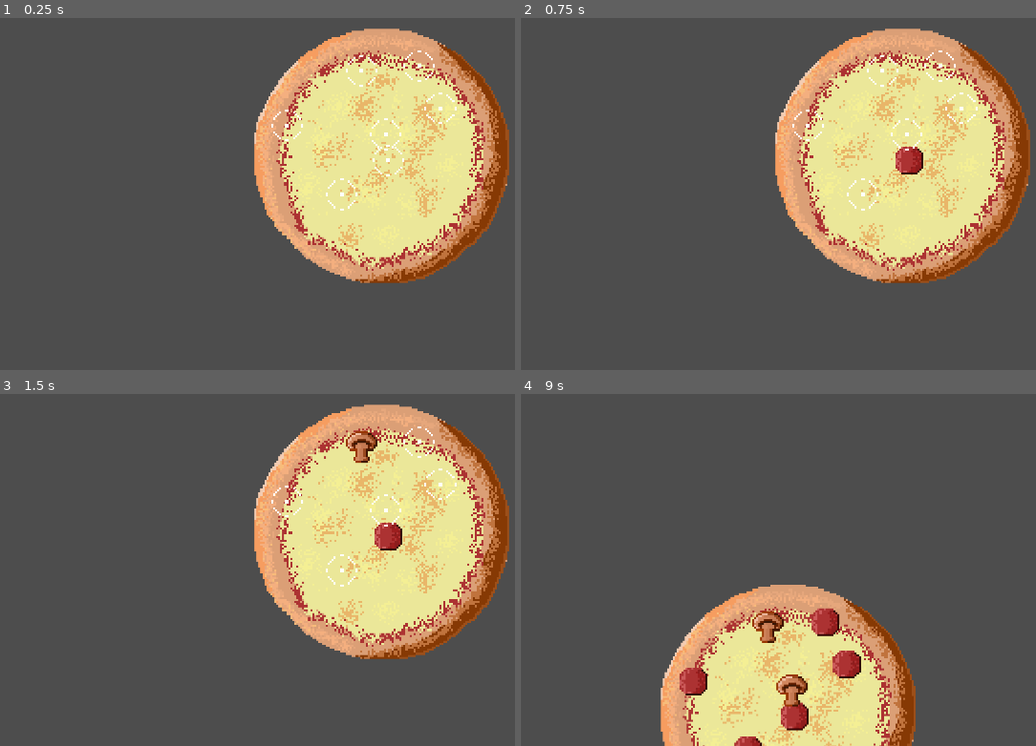
Above: before the commit, frames 1-4 (two rows, left to right).
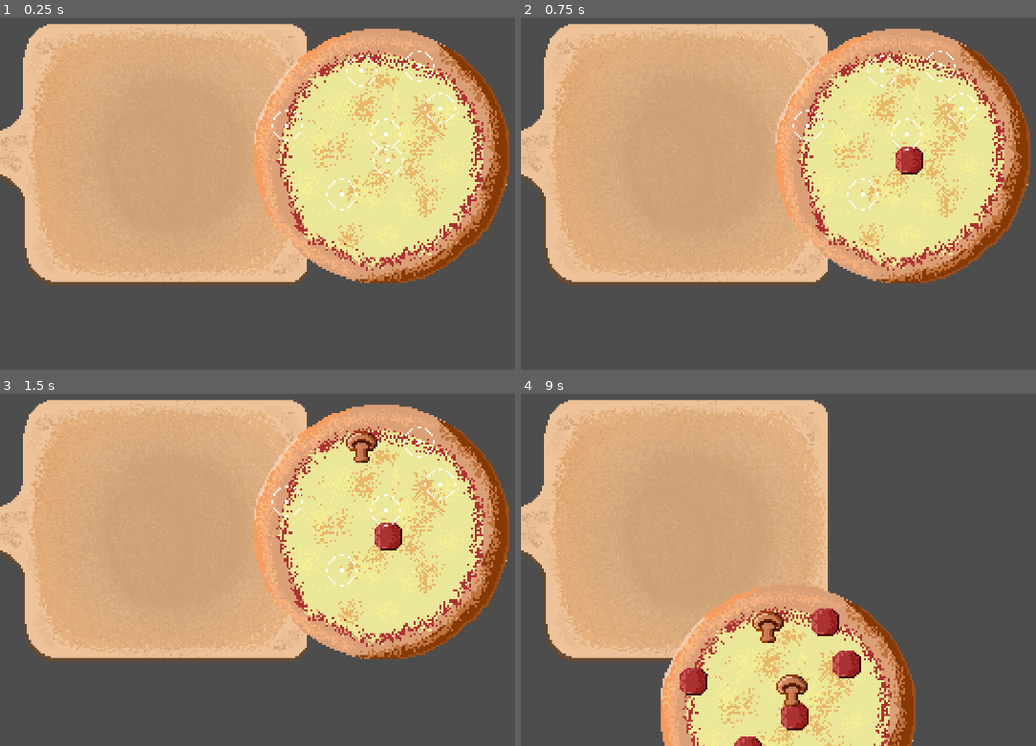
Above: after the commit, the same moments.

Repository: AnandaGI/Hackathon-Spring-2025
Game: Godot game, scene res://scenes/pizza_minigame.tscn
Two runs of this game, one before a commit and one after it. Both use one fixed random seed, a clock stepped at 60 frames per second and the inputs below.
Inputs (mouse positions are in pixels of both pictures, inside the frame that each line leads up to):
- Up to frame 1 (0.25 s): no input
- Up to frame 2 (0.75 s): tap Enter at 0.5 s; move the mouse to (902, 155) at 0.52 s; press the mouse at (902, 155) at 0.53 s
- Up to frame 3 (1.5 s): tap Space at 1.25 s; move the mouse to (360, 446) at 1.27 s; release the mouse at (360, 446) at 1.28 s; click (360, 446) at 1.35 s
- Up to frame 4 (9 s): tap Enter at 2, 3.5 s; move the mouse to (907, 534) at 2.02 s; press the mouse at (907, 534) at 2.03 s; tap Space at 2.75, 4.25 s; move the mouse to (809, 503) at 2.77 s; release the mouse at (809, 503) at 2.78 s; click (809, 503) at 2.85 s; move the mouse to (860, 570) at 3.52 s; press the mouse at (860, 570) at 3.53 s; move the mouse to (938, 443) at 4.27 s; release the mouse at (938, 443) at 4.28 s; click (938, 443) at 4.35 s; move the mouse to (907, 510) at 5.02 s; press the mouse at (907, 510) at 5.03 s; move the mouse to (963, 485) at 5.77 s; release the mouse at (963, 485) at 5.78 s; click (963, 485) at 5.85 s; move the mouse to (outside the picture) at 6.52 s; press the mouse at (outside the picture) at 6.53 s; move the mouse to (747, 552) at 7.27 s; release the mouse at (747, 552) at 7.28 s; click (747, 552) at 7.35 s; move the mouse to (979, 436) at 8.02 s; press the mouse at (979, 436) at 8.03 s; move the mouse to (866, 615) at 8.77 s; release the mouse at (866, 615) at 8.78 s; click (866, 615) at 8.85 s

The runs differ from the first frame. In frame 1, 37% of the frame differs, in the area x 0-60%, y 1-76%; in frame 2, 37%; in frame 3, 37%; in frame 4, 36%.

Commit message:
Update pizza minigame
 - Add pizza board to place pizza in oven and remove instance

Diff:
--- /dev/null
+++ b/scenes/pizza_board.tscn
@@ -0,0 +1,21 @@
+[gd_scene load_steps=4 format=3 uid="uid://dtexfy87rpb66"]
+
+[ext_resource type="Texture2D" uid="uid://cxj3iby3qjld1" path="res://assets/pizza_board.png" id="1_5cy8f"]
+[ext_resource type="Script" uid="uid://bbs6wf7mcoi7s" path="res://scripts/pizza_board.gd" id="1_7x1g8"]
+
+[sub_resource type="CircleShape2D" id="CircleShape2D_7x1g8"]
+radius = 37.054
+
+[node name="Area2D" type="Area2D"]
+script = ExtResource("1_7x1g8")
+
+[node name="CollisionShape2D" type="CollisionShape2D" parent="."]
+position = Vector2(0, -4)
+shape = SubResource("CircleShape2D_7x1g8")
+
+[node name="Sprite2D" type="Sprite2D" parent="."]
+position = Vector2(-48, 0)
+texture = ExtResource("1_5cy8f")
+flip_h = true
+
+[connection signal="area_entered" from="." to="." method="_on_area_entered"]
--- a/scenes/pizza_minigame.tscn
+++ b/scenes/pizza_minigame.tscn
@@ -1,6 +1,58 @@
-[gd_scene load_steps=2 format=3 uid="uid://wfij51uies0q"]
+[gd_scene load_steps=6 format=3 uid="uid://wfij51uies0q"]
 
 [ext_resource type="Script" uid="uid://cwijck2d5vbdl" path="res://scripts/pizza_minigame_manager.gd" id="1_m5vyy"]
+[ext_resource type="PackedScene" uid="uid://dtexfy87rpb66" path="res://scenes/pizza_board.tscn" id="2_3w8ep"]
+
+[sub_resource type="Animation" id="Animation_3w8ep"]
+resource_name = "Move_in_out"
+length = 2.0
+tracks/0/type = "value"
+tracks/0/imported = false
+tracks/0/enabled = true
+tracks/0/path = NodePath(".:position")
+tracks/0/interp = 1
+tracks/0/loop_wrap = true
+tracks/0/keys = {
+"times": PackedFloat32Array(0, 1, 2),
+"transitions": PackedFloat32Array(1, 1, 1),
+"update": 0,
+"values": [Vector2(-106, 0), Vector2(244, 0), Vector2(-106, 0)]
+}
+tracks/1/type = "method"
+tracks/1/imported = false
+tracks/1/enabled = true
+tracks/1/path = NodePath(".")
+tracks/1/interp = 1
+tracks/1/loop_wrap = true
+tracks/1/keys = {
+"times": PackedFloat32Array(1),
+"transitions": PackedFloat32Array(1),
+"values": [{
+"args": [],
+"method": &"_on_end_of_travel"
+}]
+}
+
+[sub_resource type="Animation" id="Animation_b0wbf"]
+length = 0.001
+tracks/0/type = "value"
+tracks/0/imported = false
+tracks/0/enabled = true
+tracks/0/path = NodePath(".:position")
+tracks/0/interp = 1
+tracks/0/loop_wrap = true
+tracks/0/keys = {
+"times": PackedFloat32Array(0),
+"transitions": PackedFloat32Array(1),
+"update": 0,
+"values": [Vector2(-106, 0)]
+}
+
+[sub_resource type="AnimationLibrary" id="AnimationLibrary_syphw"]
+_data = {
+&"Move_in_out": SubResource("Animation_3w8ep"),
+&"RESET": SubResource("Animation_b0wbf")
+}
 
 [node name="Pizza Minigame" type="Node2D"]
 
@@ -10,3 +62,12 @@
 [node name="PizzaMinigameManager" type="Node" parent="."]
 unique_name_in_owner = true
 script = ExtResource("1_m5vyy")
+
+[node name="PizzaBoard" parent="PizzaMinigameManager" instance=ExtResource("2_3w8ep")]
+unique_name_in_owner = true
+position = Vector2(-106, 0)
+
+[node name="AnimationPlayer" type="AnimationPlayer" parent="PizzaMinigameManager/PizzaBoard"]
+libraries = {
+&"": SubResource("AnimationLibrary_syphw")
+}
--- a/scripts/pizza.gd
+++ b/scripts/pizza.gd
@@ -70,6 +70,8 @@
 	moused_over = false
 	print("DEBUG: Exiting collision")
 
+func _snap_to_location(location: Vector2):
+	global_position = location
 
 # Called every frame. 'delta' is the elapsed time since the previous frame.
 func _process(delta: float) -> void:
--- /dev/null
+++ b/scripts/pizza_board.gd
@@ -0,0 +1,44 @@
+extends Area2D
+
+@onready var board_collision: CollisionShape2D = $CollisionShape2D
+
+signal is_occupied
+
+var starting_position = position
+var current_position = Vector2.ZERO
+var pizza_node: Node2D = null
+
+func _on_area_entered(area: Area2D) -> void:
+	print("DEBUG: Pizza entered board collision")
+	pizza_node = area.get_parent()
+
+	#pizza_node.global_position = board_collision.global_position
+	area.get_node("CollisionShape2D").queue_free()
+
+	is_occupied.emit()
+
+func _on_end_of_travel():
+	print("DEBUG: Board has reached the end of its travel")
+	pizza_node.queue_free()
+	pizza_node = null
+
+func _process(delta: float) -> void:
+	if pizza_node:
+		pizza_node.global_position = board_collision.global_position
+	#if pizza_node:
+		#print("DEBUG: Difference = ", current_position.x)
+		#position.x += 500 * delta
+		#current_position.x = position.x
+		#if current_position.x > 300:
+			#pizza_node.queue_free()
+			#pizza_node = null
+			#
+	#elif current_position.x > 0:
+		#print("DEBUG: Difference = ", current_position.x)
+		#position.x -= 500 * delta
+	#
+	##else:
+		##print("DEBUG: Difference = ", current_position.x)
+	#
+	#if current_position.x < 0:
+		#position = starting_position
--- a/scripts/pizza_minigame_manager.gd
+++ b/scripts/pizza_minigame_manager.gd
@@ -2,15 +2,23 @@
 
 const PIZZA = preload("res://scenes/pizza.tscn")
 
-var pizza_list = []
+var num_pizzas_left = 3
+var pizza_board: Area2D
 
 # Called when the node enters the scene tree for the first time.
 func _ready() -> void:
+	_create_pizza()
+	pizza_board = get_node("PizzaBoard")
+	pizza_board.is_occupied.connect(_move_board)
+
+func _create_pizza():
 	var pizza = PIZZA.instantiate()
 	add_child(pizza)
-	pizza_list.append(pizza)
 
+func _move_board():
+
+	pizza_board.get_node("AnimationPlayer").play("Move_in_out")
 
 # Called every frame. 'delta' is the elapsed time since the previous frame.
 func _process(delta: float) -> void:
-	var curr_pizza = pizza_list[0]
+	pass
Binary file added: assets/pizza_board.png
Not shown, removed: scenes/delete_me.txt
Not shown: 1 places in scenes/mushroom.tscn that only renumber resources
Not shown: 1 places in scenes/pepperoni.tscn that only renumber resources
Not shown: 1 places in scenes/pizza.tscn that only renumber resources
Not shown, removed: scripts/delete_me.txt
Not shown, removed: scripts/pizza.gd.uid
Not shown, removed: scripts/pizza_minigame_manager.gd.uid
Not shown, removed: scripts/pizza_topping.gd.uid
Not shown, changed: .gitignore
